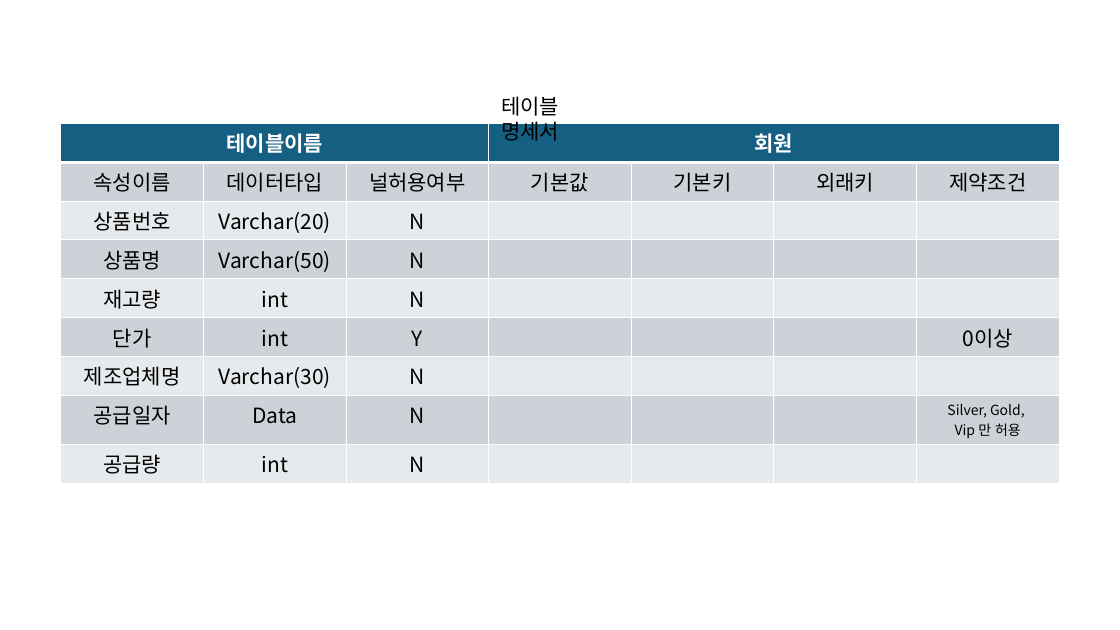
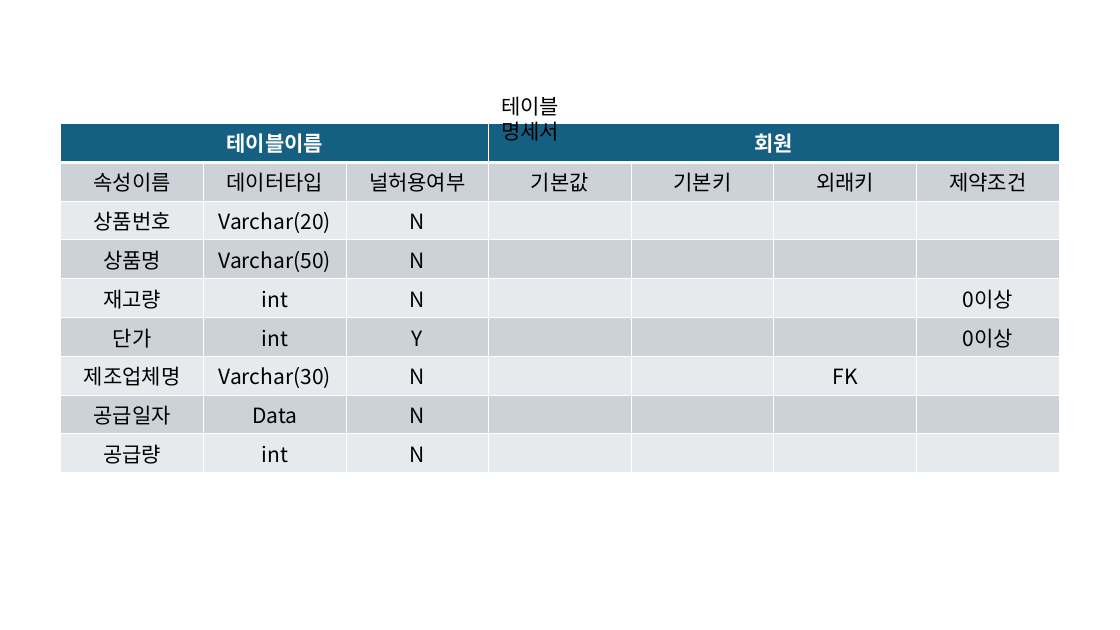
Before and after one commit to hanmose/DB_2025-2, a slide deck: slide 2 of 3단계_테이블 명세서.pptx. Drawn at 1120x630 pixels with LibreOffice and Linux fonts; fonts in the diff are those of the drawing. Boxes give left, top, right and bottom in pixels: in the first picture for what was removed or moved away, otherwise in the second. Text is boxed around its words. In the diff, an @@ line names an element or a change of style, - is before the commit and + after.

```diff
--- a/3단계_테이블 명세서.pptx
+++ b/3단계_테이블 명세서.pptx
@@ table at [60,124,1060,468] @@
-row 5, column 7: 
+row 5, column 7: 0이상
-row 7, column 6: 
+row 7, column 6: FK
-row 8, column 7: Silver, Gold, / Vip 만 허용
+row 8, column 7: 
```
